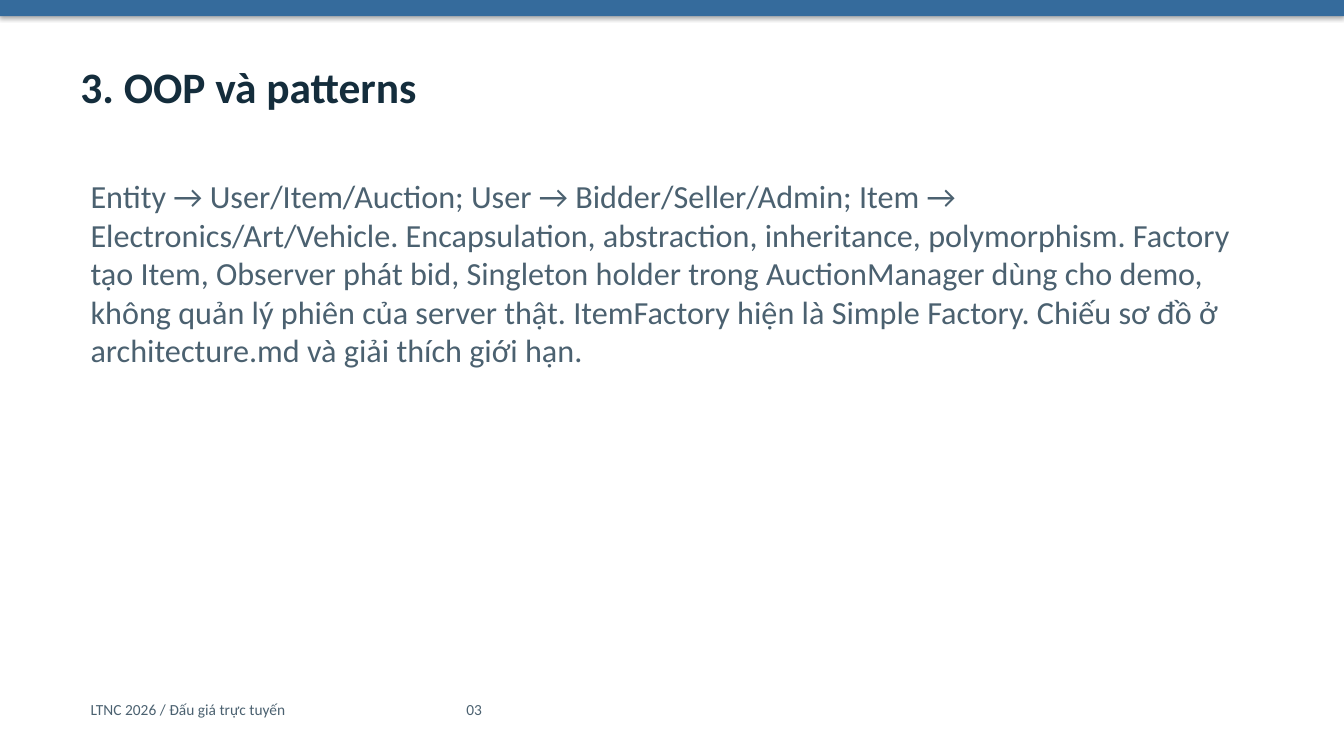
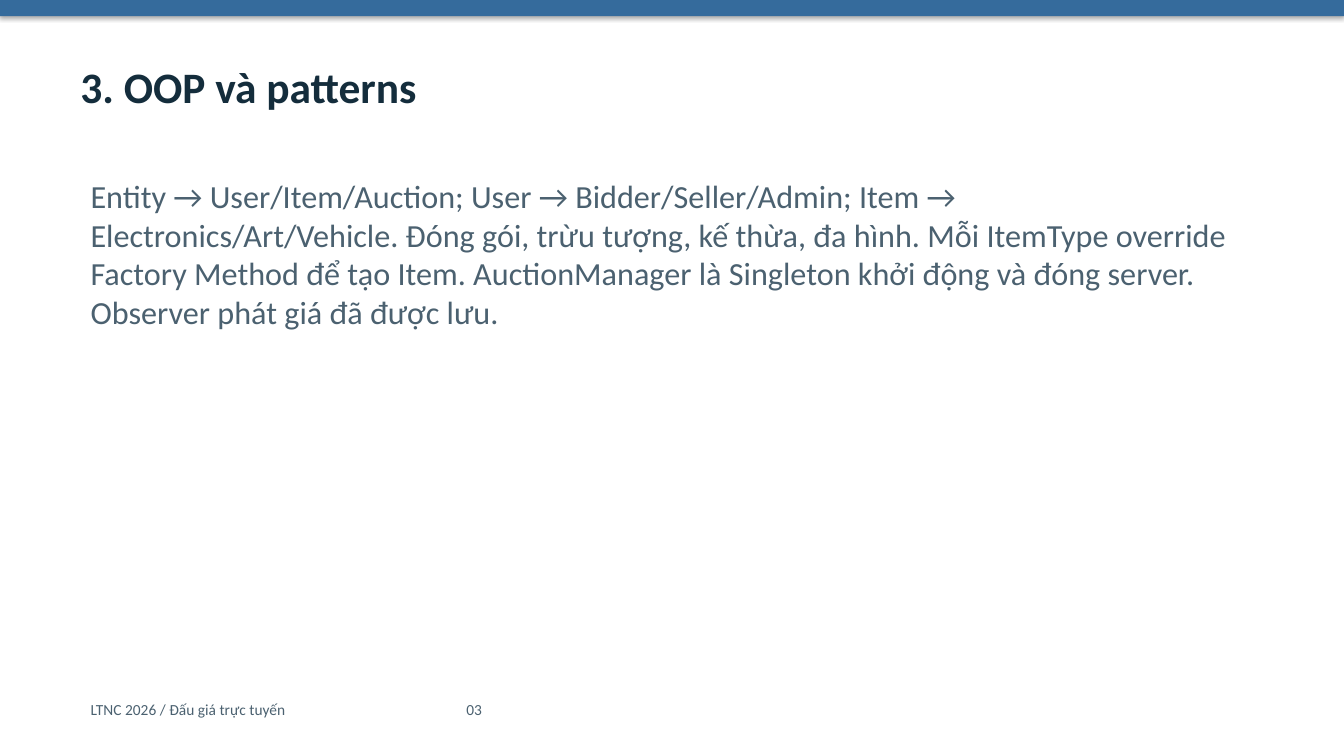
Before and after one commit to lphucxyz-alt/auction-system, a slide deck: slide 3 of docs/presentation.pptx. Drawn at 1344x756 pixels with LibreOffice and Linux fonts; fonts in the diff are those of the drawing. Boxes give left, top, right and bottom in pixels: in the first picture for what was removed or moved away, otherwise in the second. Text is boxed around its words. In the diff, an @@ line names an element or a change of style, - is before the commit and + after.

Commit message:
fix: finalize and verify required auction workflows

```diff
--- a/docs/presentation.pptx
+++ b/docs/presentation.pptx
@@ text at [91, 185, 1226, 330]: text changed @@
-Entity → User/Item/Auction; User → Bidder/Seller/Admin; Item → Electronics/Art/Vehicle. Encapsulation, abstraction, inheritance, polymorphism. Factory tạo Item, Observer phát bid, Singleton holder trong AuctionManager dùng cho demo, không quản lý phiên của server thật. ItemFactory hiện là Simple Factory. Chiếu sơ đồ ở architecture.md và giải thích giới hạn.
+Entity → User/Item/Auction; User → Bidder/Seller/Admin; Item → Electronics/Art/Vehicle. Đóng gói, trừu tượng, kế thừa, đa hình. Mỗi ItemType override Factory Method để tạo Item. AuctionManager là Singleton khởi động và đóng server. Observer phát giá đã được lưu.
```
Also in this commit, not shown: 2 other slides changed, 56 other files.
